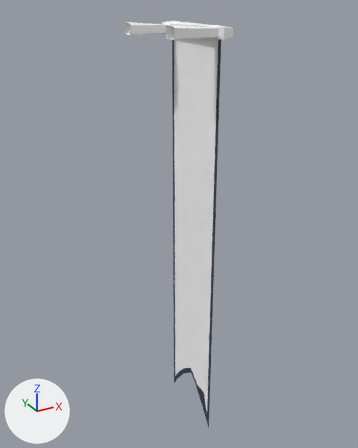
One commit to the FBX model Assets/Meshes/WallBanner01.fbx: the scene before it, then after it.
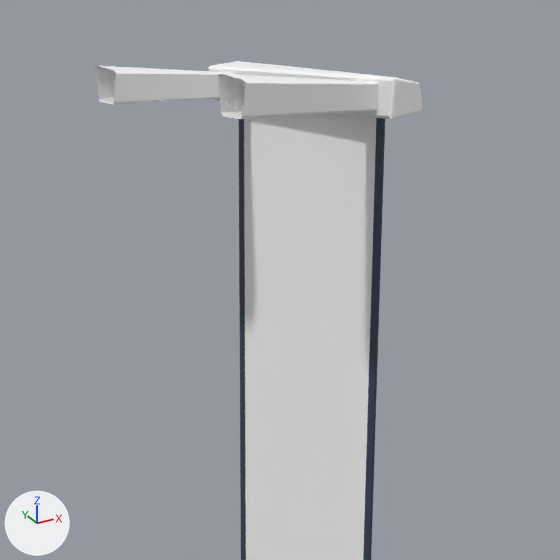
Each version is shown whole from a camera (50 mm lens) standing at (-7.77, -13.18, 7.58) and looking at (-0.39, 0.24, 0.88), then close up on the part from 26% to 78% of the width and 0% to 42% of the height. Arrows for +X, +Y and +Z are at lower left; the lights stay in place. Where no turn or scale is listed for an object, it has been applied to the vertices.

Objects in the first close-up: 'PoleBanner2', 'PoleLeg_Left', 'PoleLeg_Right', 'WallBanner_Ling'.
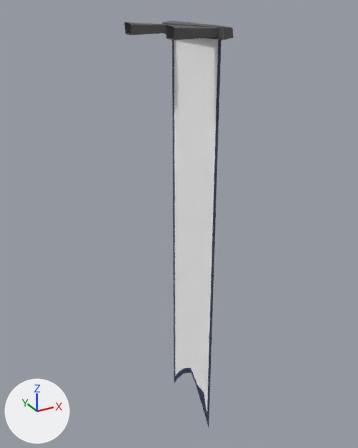
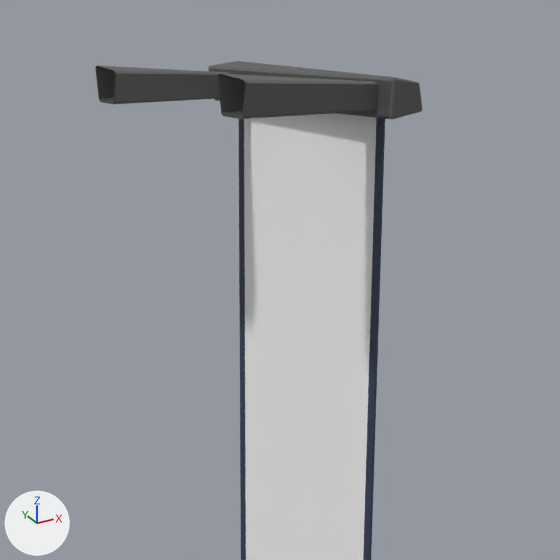
Pixel boxes [x1, y1, x2, y2] of what changed, in the close-ups (560 x 560 px):
'PoleLeg_Left', recoloured: [218, 74, 378, 119] in both
'PoleLeg_Right', recoloured: [95, 66, 233, 104] in both
'PoleBanner2', recoloured (white to grey): [208, 61, 422, 119] in both

Patch to the scene script:
```diff
--- a/Assets/Meshes/WallBanner01.fbx.py
+++ b/Assets/Meshes/WallBanner01.fbx.py
@@ mat_phong10 @@
+mat_phong10 = principled_material('phong10')
+mat_phong10.base_color = (0.0965, 0.0965, 0.0965)  # dark grey #585858
+mat_phong10.roughness = 0.553
@@ me_mesh_002 @@
 me_mesh_002.from_pydata(...)  # 28 vertices, 21 faces; spans x -0.693..0.679, y -0.239..0.262, z -0.157..0.189
-me_mesh_002.materials.append(mat_phong1)  # white #ffffff
+me_mesh_002.materials.append(mat_phong10)  # dark grey #585858
@@ me_mesh @@
 me_mesh.from_pydata(...)  # 32 vertices, 30 faces; spans x -0.19..0.2, y -1.75..1.75, z -0.18..0.21
-me_mesh.materials.append(mat_phong1)  # white #ffffff
+me_mesh.materials.append(mat_phong10)  # dark grey #585858
@@ me_mesh_001 @@
 me_mesh_001.from_pydata(...)  # 28 vertices, 21 faces; spans x -0.693..0.679, y -0.226..0.275, z -0.157..0.189
-me_mesh_001.materials.append(mat_phong1)  # white #ffffff
+me_mesh_001.materials.append(mat_phong10)  # dark grey #585858
```
